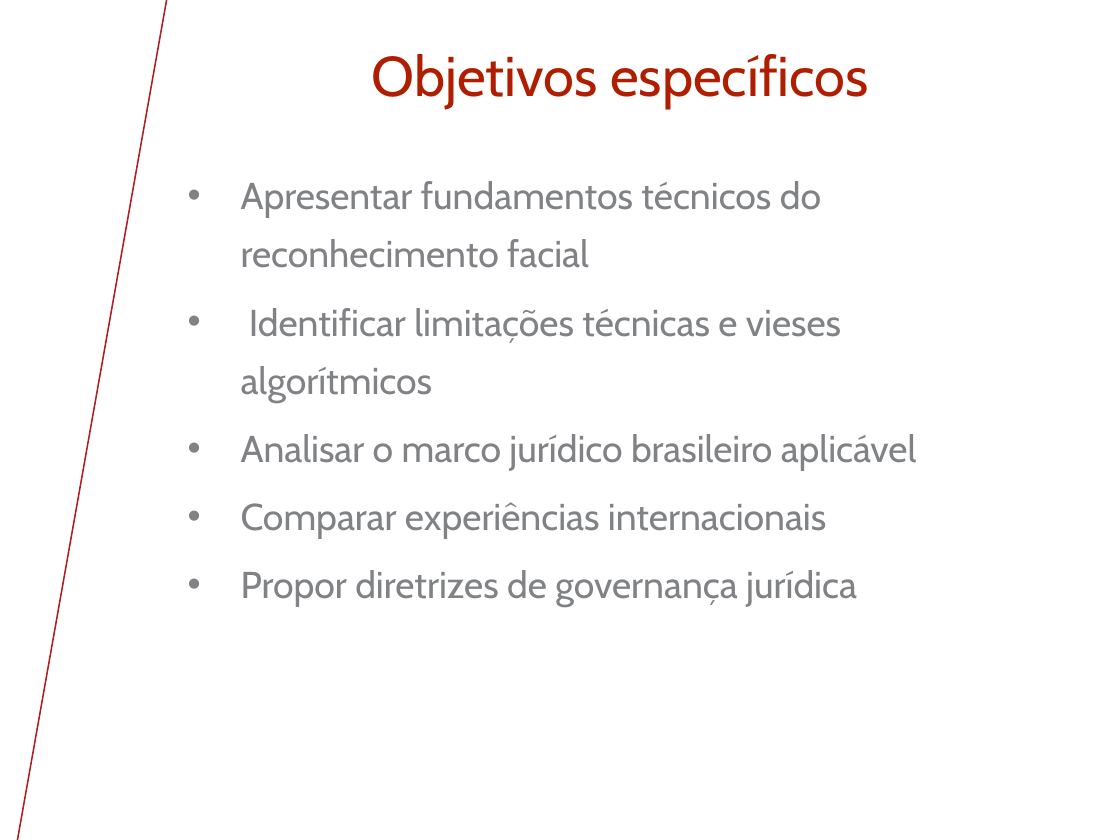
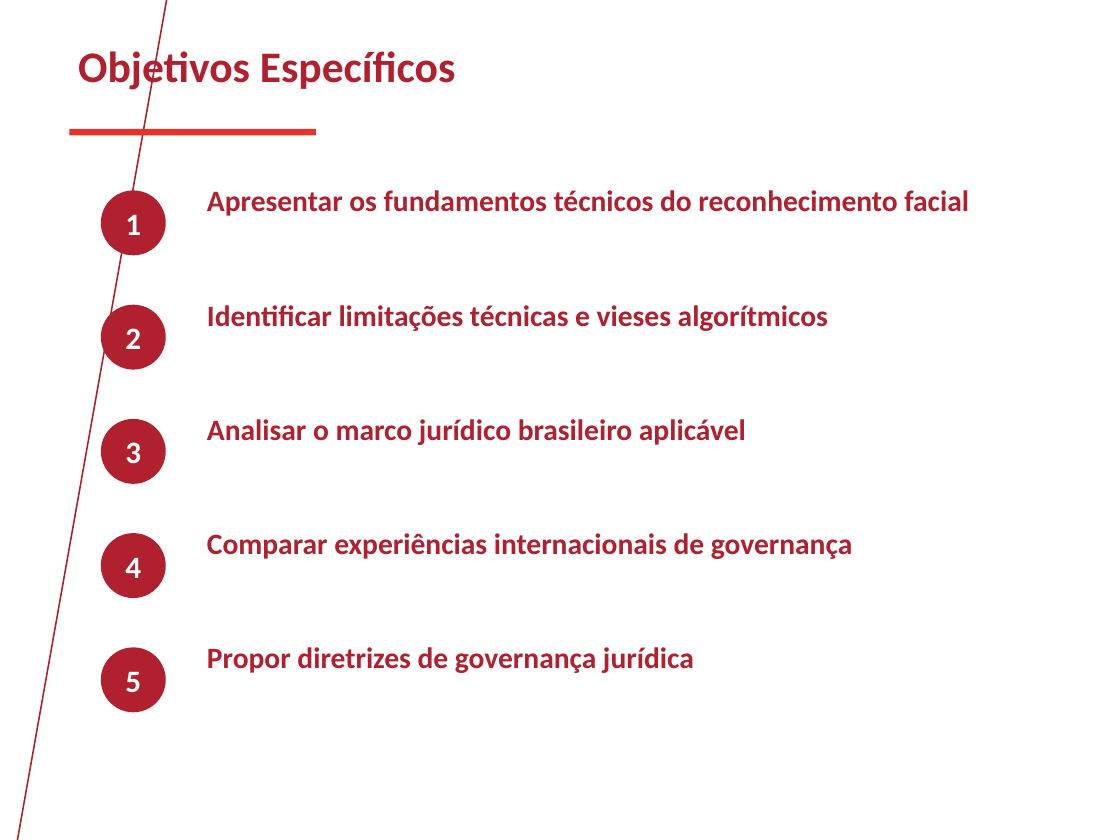
Before and after one commit to saxsoares/TCC-UNIVESP-2026, a slide deck: slide 6 of Apresentação TCC.pptx. Drawn at 1120x840 pixels with LibreOffice and Linux fonts; fonts in the diff are those of the drawing; background and template pictures are left out. Boxes give left, top, right and bottom in pixels: in the first picture for what was removed or moved away, otherwise in the second. Text is boxed around its words. In the diff, an @@ line names an element or a change of style, - is before the commit and + after.

```diff
--- a/Apresentação TCC.pptx
+++ b/Apresentação TCC.pptx
@@ text at [78, 46, 456, 93]: text changed; size 36 to 28 pt; font Cabin to Calibri; text colour #AF1E00 to #B0202E; bold on @@
-Objetivos específicos
+Objetivos Específicos
@@ rectangle added at [69, 129, 316, 136], fill #E63329 @@
@@ ellipse added at [101, 190, 166, 255], fill #B0202E, 20 pt, text #FFFFFF, bold @@
+1
@@ text added at [207, 190, 969, 216], 19 pt, text #B0202E, bold @@
+Apresentar os fundamentos técnicos do reconhecimento facial
@@ text removed at [241, 181, 917, 607] @@
-• Apresentar fundamentos técnicos do reconhecimento facial
-• Identificar limitações técnicas e vieses algorítmicos
-• Analisar o marco jurídico brasileiro aplicável
-• Comparar experiências internacionais
-• Propor diretrizes de governança jurídica
@@ ellipse added at [101, 305, 166, 370], fill #B0202E, 20 pt, text #FFFFFF, bold @@
+2
@@ text added at [207, 305, 828, 331], 19 pt, text #B0202E, bold @@
+Identificar limitações técnicas e vieses algorítmicos
@@ ellipse added at [101, 419, 166, 484], fill #B0202E, 20 pt, text #FFFFFF, bold @@
+3
@@ text added at [207, 419, 746, 445], 19 pt, text #B0202E, bold @@
+Analisar o marco jurídico brasileiro aplicável
@@ ellipse added at [101, 533, 166, 598], fill #B0202E, 20 pt, text #FFFFFF, bold @@
+4
@@ text added at [207, 533, 852, 559], 19 pt, text #B0202E, bold @@
+Comparar experiências internacionais de governança
@@ ellipse added at [101, 647, 166, 712], fill #B0202E, 20 pt, text #FFFFFF, bold @@
+5
@@ text added at [207, 647, 694, 673], 19 pt, text #B0202E, bold @@
+Propor diretrizes de governança jurídica
```
Also in this commit, not shown: 17 other slides changed, 4 slides added, 3 slides removed, 2 other files.
